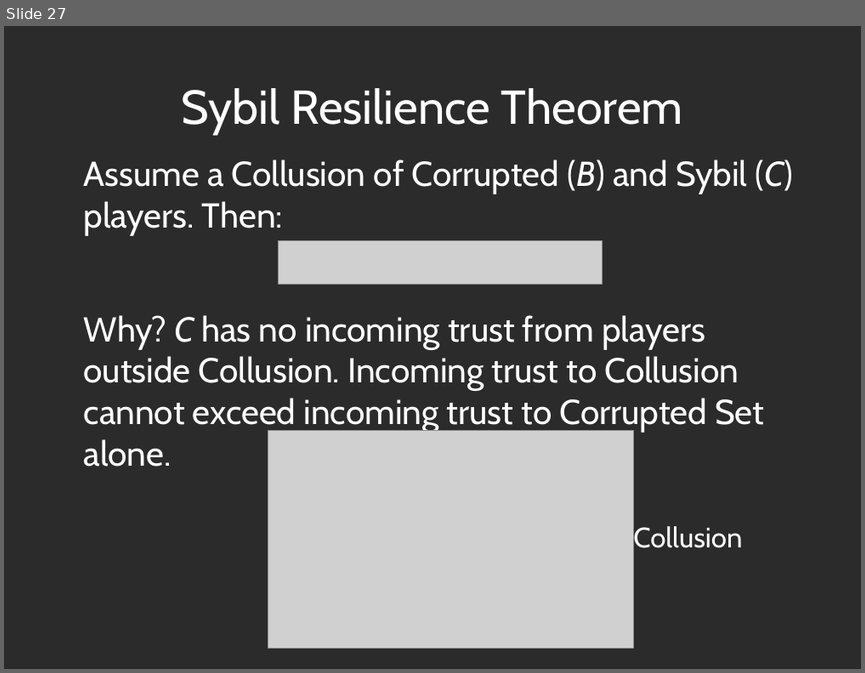
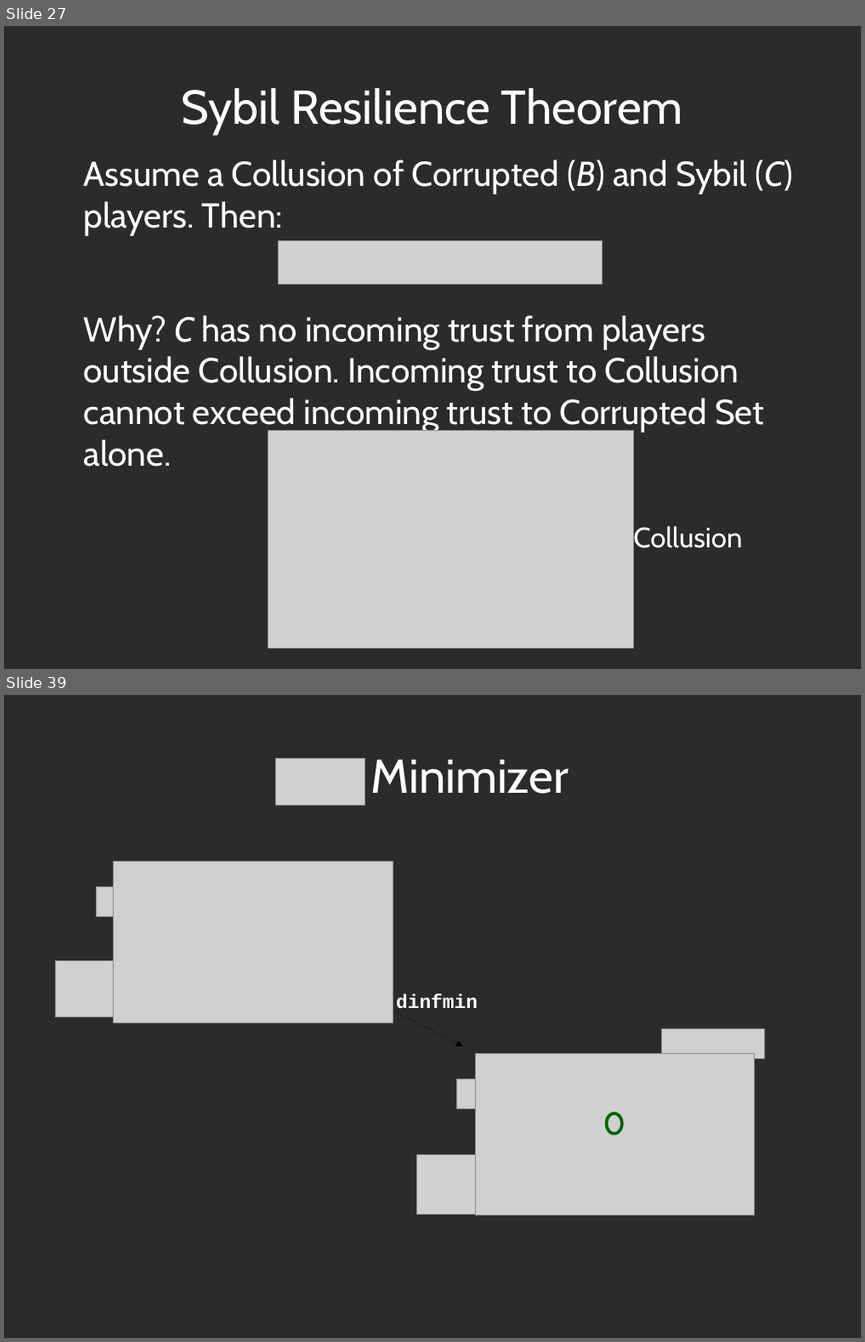
Before and after one commit to decrypto-org/TrustIsRisk, a slide deck: presentations/thesisDefense23-1-2017/thesisDefense23-1-2017laptop.odp. Shown one above the other, each under a label of ours: slide 27 before the commit, slides 27 and 39 after it; the slides between them are not shown. The pictures are 865x673 and 865x1342 pixels, drawn with LibreOffice and Linux fonts; fonts in the diff are those of the drawing; grey boxes stand for pictures; background and template pictures are left out; a plain dark background stands for a picture behind light text. Boxes give left, top, right and bottom in pixels: in the first picture for what was removed or moved away, otherwise in the second. Text is boxed around its words. In the diff, an @@ line names an element or a change of style, - is before the commit and + after.

```diff
--- a/presentations/thesisDefense23-1-2017/thesisDefense23-1-2017laptop.odp
+++ b/presentations/thesisDefense23-1-2017/thesisDefense23-1-2017laptop.odp
@@ slide 39 added at [4, 695, 861, 1338], background picture (left out) @@
@@ picture added at [275, 758, 365, 805] @@
@@ title added at [370, 760, 568, 794], 44 pt, text #FFFFFF @@
+Minimizer
@@ picture added at [114, 862, 392, 1023] @@
@@ picture added at [96, 886, 129, 916] @@
@@ picture added at [55, 960, 182, 1017] @@
@@ arrow added from (354, 991) to (463, 1046), #000000 0 pt @@
@@ text added at [396, 993, 477, 1008], 18 pt, text #FFFFFF, bold @@
+dinfmin
@@ picture added at [662, 1028, 765, 1058] @@
@@ picture added at [475, 1054, 755, 1215] @@
@@ picture added at [457, 1079, 501, 1109] @@
@@ ellipse added at [607, 1113, 622, 1134], outline #006600 2.89 pt @@
@@ picture added at [417, 1155, 574, 1214] @@
```
Also in this commit, not shown: 4 slides changed, 14 other slides added, 1 slide removed.
